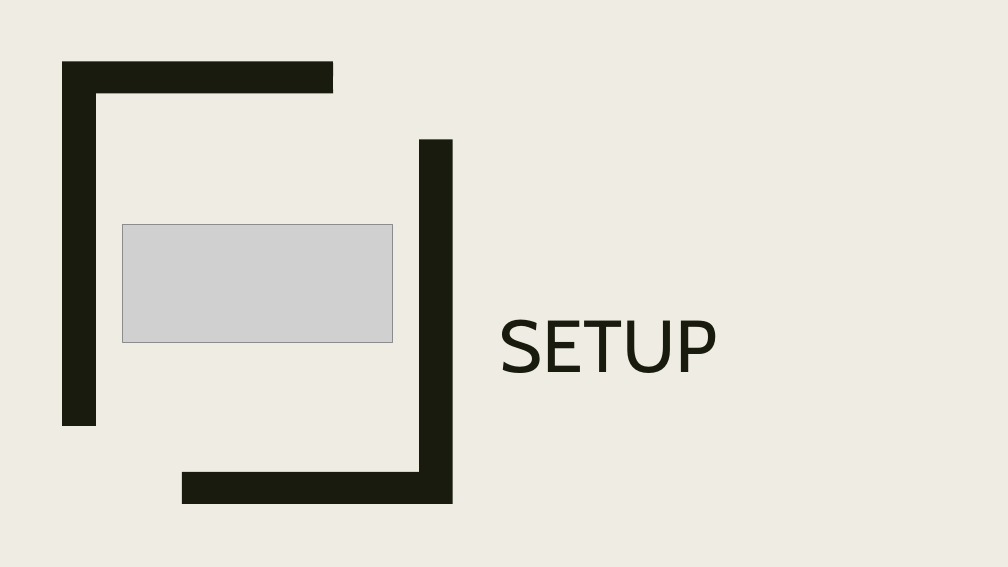
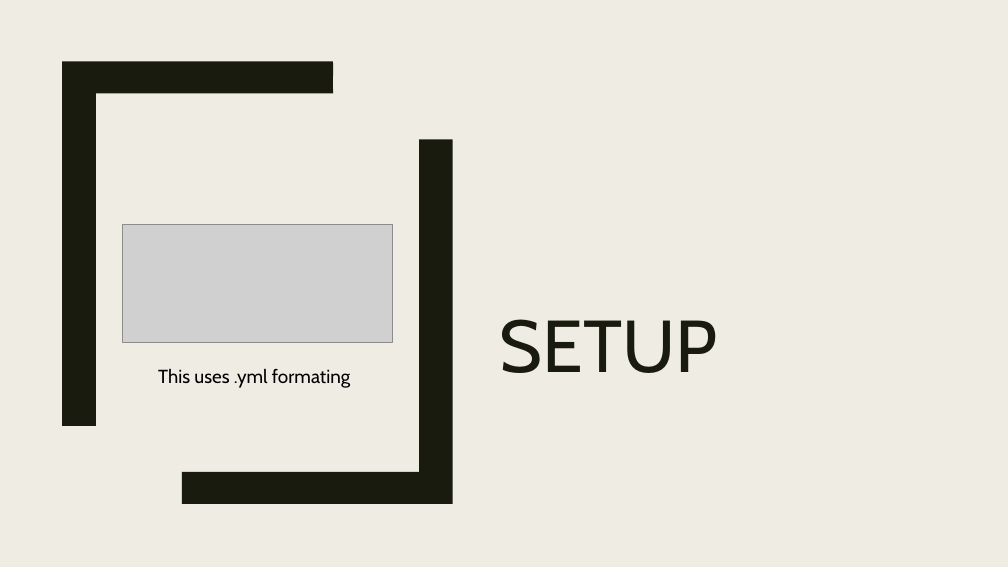
Before and after one commit to RforOperations2018/Class_2, a slide deck: slide 15 of Class 6.pptx (slide 14 before the commit). Drawn at 1008x567 pixels with LibreOffice and Linux fonts; fonts in the diff are those of the drawing; grey boxes stand for pictures. Boxes give left, top, right and bottom in pixels: in the first picture for what was removed or moved away, otherwise in the second. Text is boxed around its words. In the diff, an @@ line names an element or a change of style, - is before the commit and + after.

```diff
--- a/Class 6.pptx
+++ b/Class 6.pptx
@@ text added at (x1=158, y1=369, x2=350, y2=388), 18 pt, text #000000 @@
+This uses .yml formating
```
Also in this commit, not shown: 7 other slides changed, 6 slides added, 1 other file.
